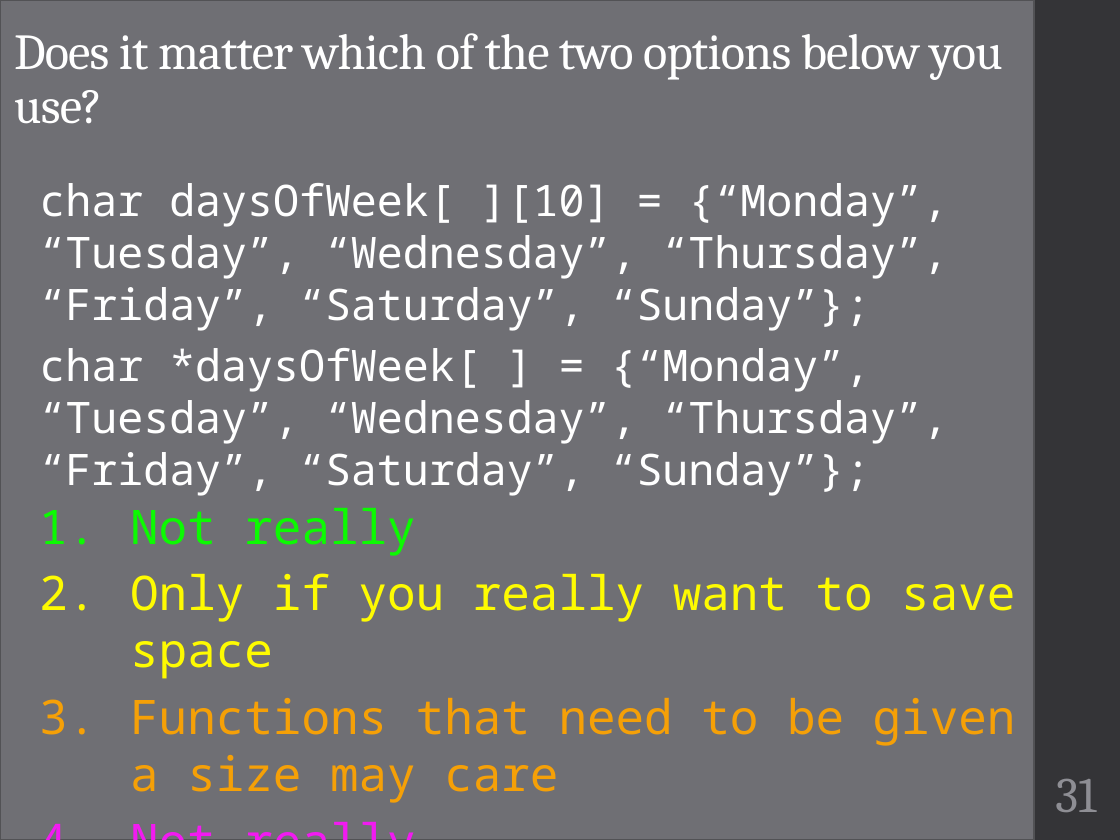
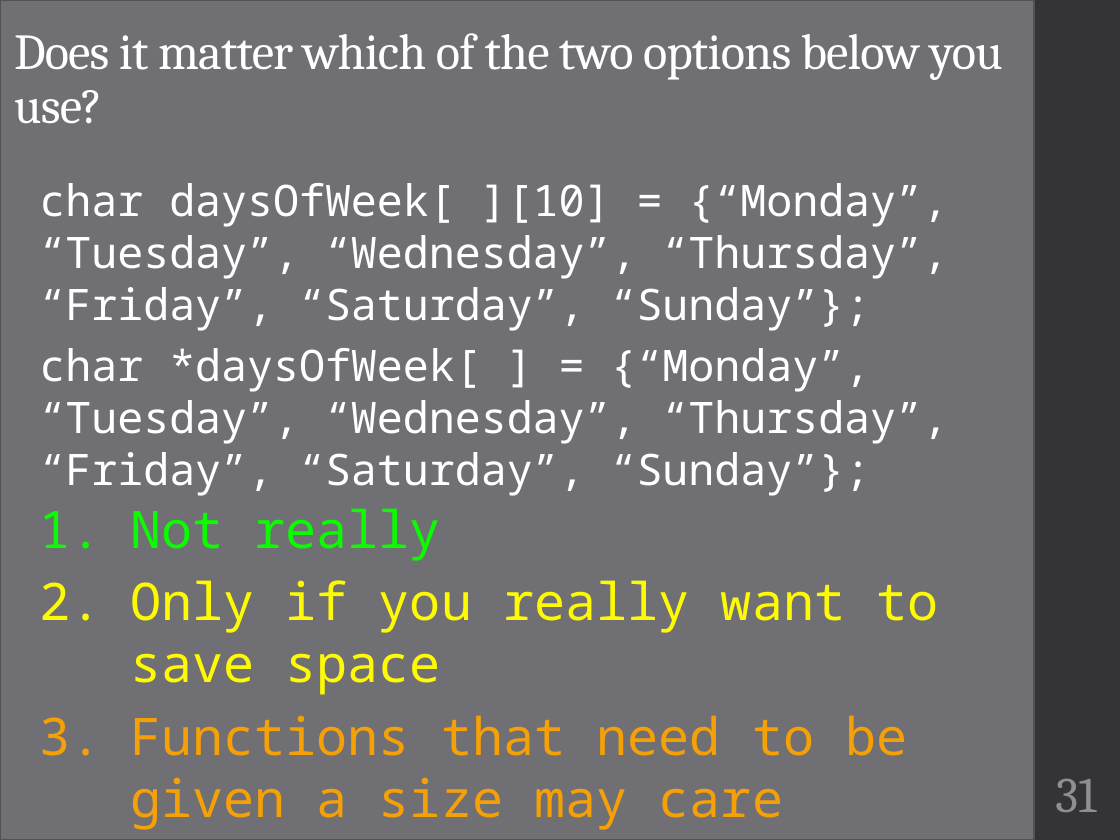
Before and after one commit to geneti/cse220_2020fall, a slide deck: slide 31 of Lectures/cse220-14-strings.pptx. Drawn at 1120x840 pixels with LibreOffice and Linux fonts; fonts in the diff are those of the drawing. Boxes give left, top, right and bottom in pixels: in the first picture for what was removed or moved away, otherwise in the second. Text is boxed around its words. In the diff, an @@ line names an element or a change of style, - is before the commit and + after.

```diff
--- a/Lectures/cse220-14-strings.pptx
+++ b/Lectures/cse220-14-strings.pptx
@@ text at [130, 508, 938, 830]: paragraph removed @@
-4. Not really
@@ text "Not really" at [130, 508, 938, 830]: size 30.6 to 33.3 pt @@
```
Also in this commit, not shown: 1 other slide changed.
